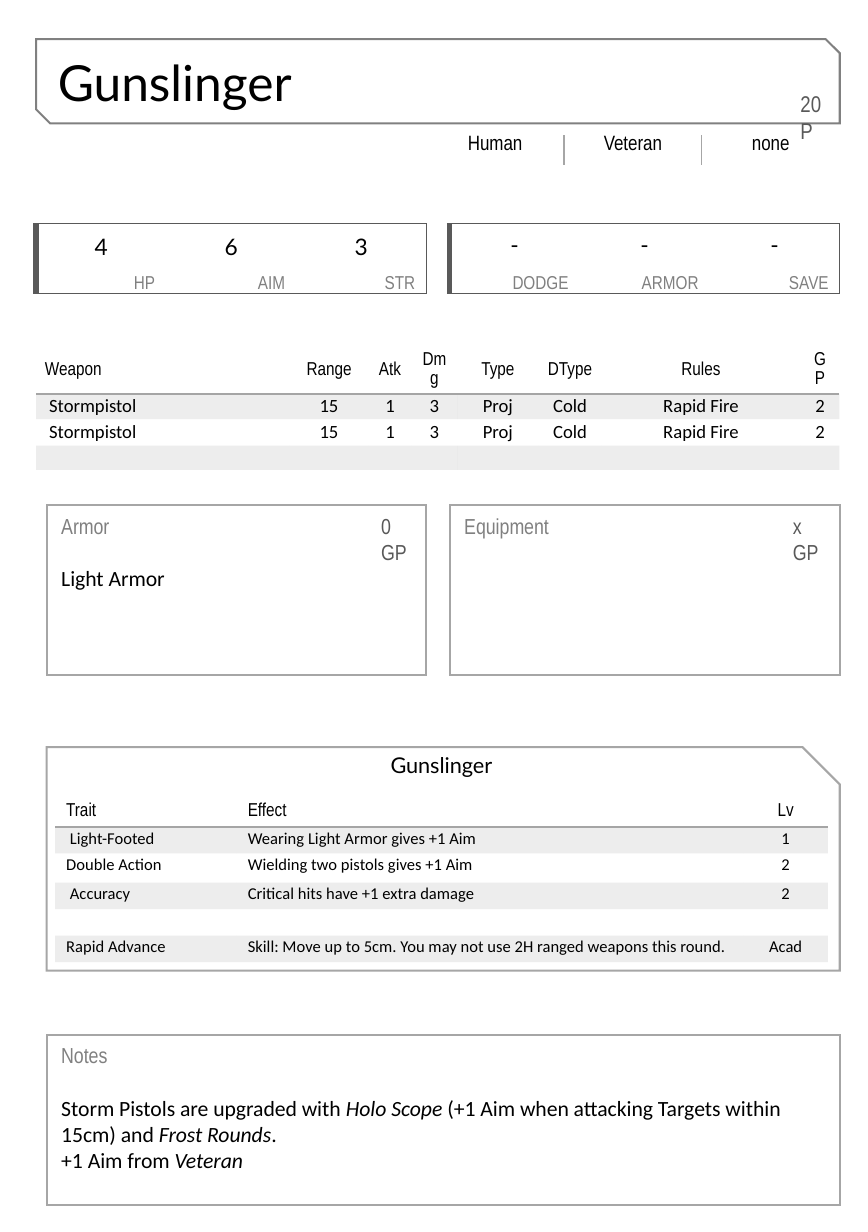
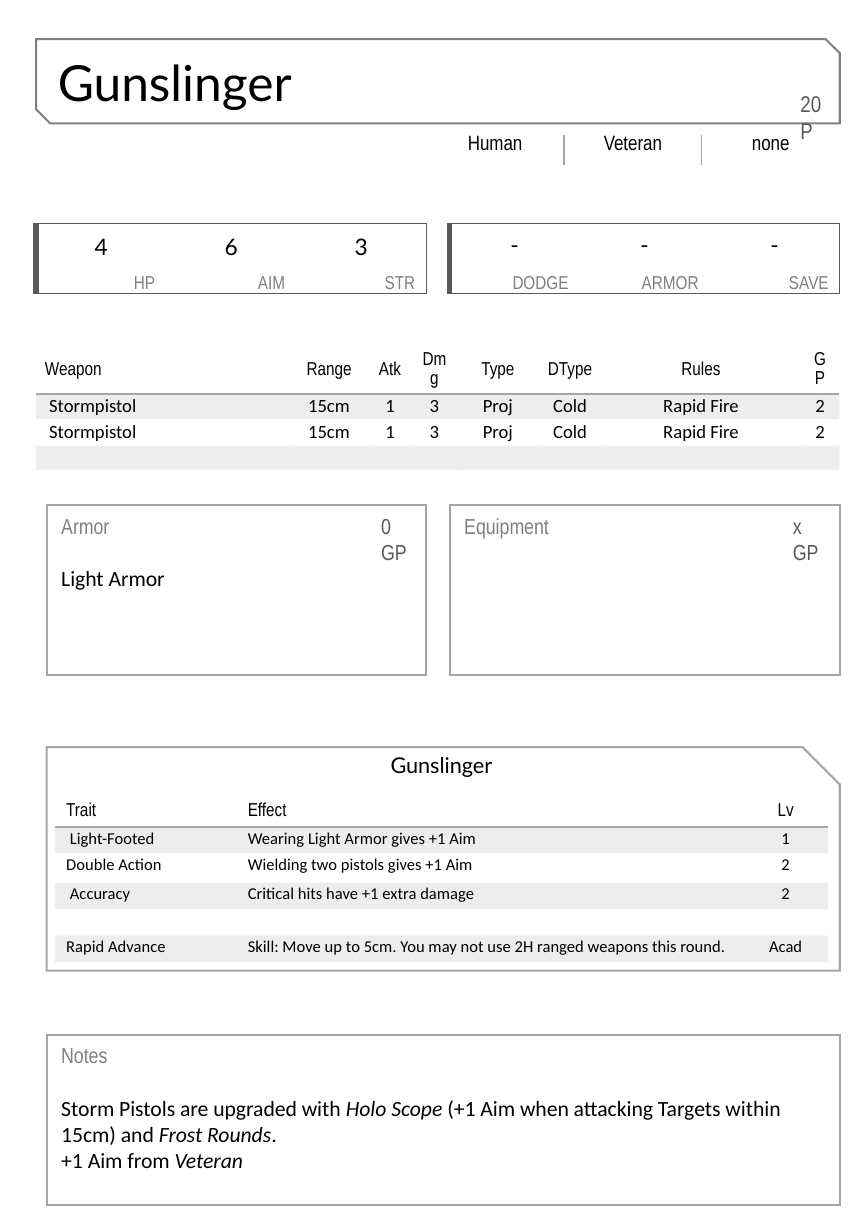
Before and after one commit to BSchwalb/Inquisition, a slide deck: slide 1 of Characters/Basics/20P - Gunslinger.pptx. Drawn at 868x1232 pixels with LibreOffice and Linux fonts; fonts in the diff are those of the drawing. Boxes give left, top, right and bottom in pixels: in the first picture for what was removed or moved away, otherwise in the second. Text is boxed around its words. In the diff, an @@ line names an element or a change of style, - is before the commit and + after.

```diff
--- a/Characters/Basics/20P - Gunslinger.pptx
+++ b/Characters/Basics/20P - Gunslinger.pptx
@@ table at box(36, 345, 840, 564) @@
-row 2, column 2: 15
+row 2, column 2: 15cm
-row 3, column 2: 15
+row 3, column 2: 15cm
```
Also in this commit, not shown: 7 other files.
